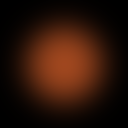
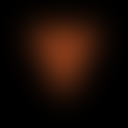
Revision of a layered 128x128 image; what changed, layer by layer:
renamed "Blur" to "Background copy", painted on it over [0,3,128,128]
painted on "Background" over [27,27,102,102]
